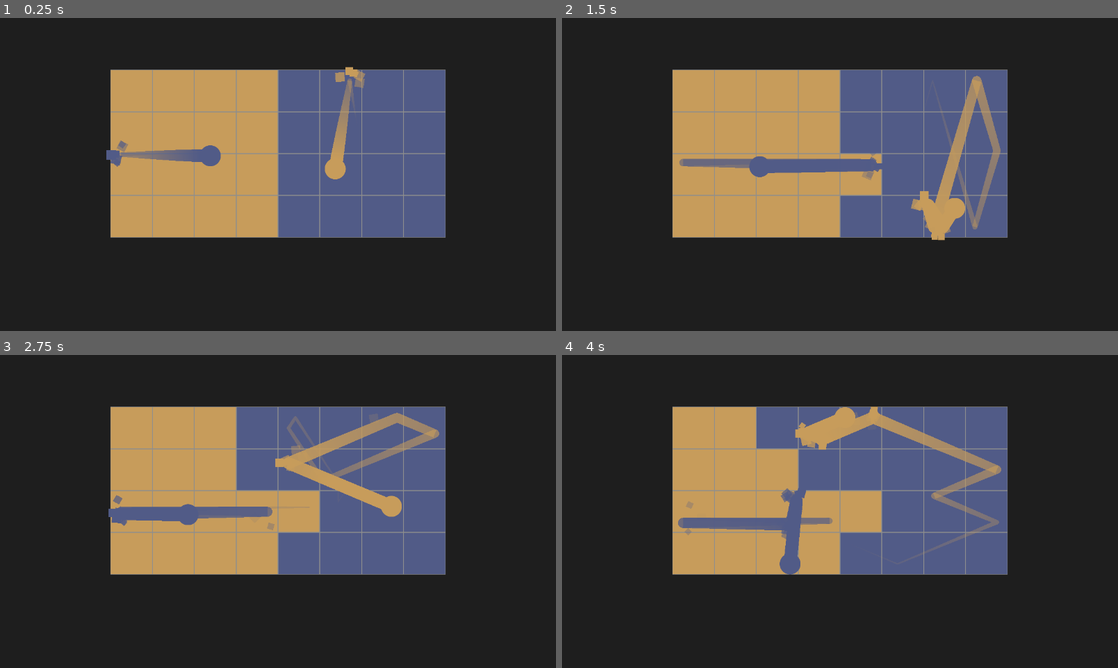
Above: before the commit, frames 1-4 (two rows, left to right).
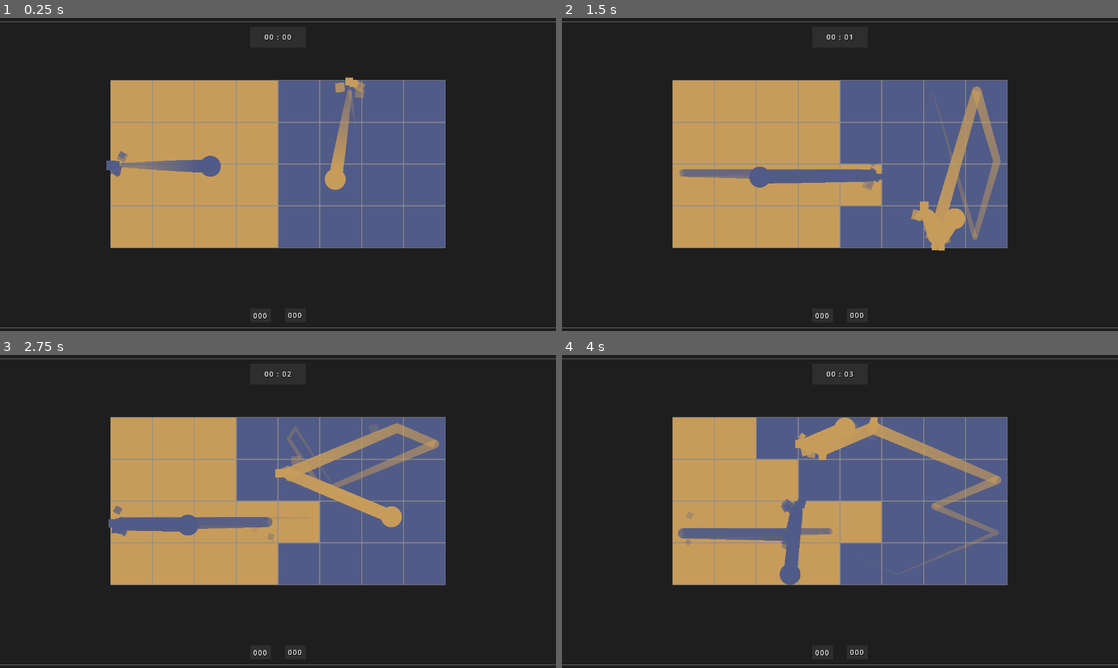
Above: after the commit, the same moments.

Repository: LiteFeather1/night-day-pong
Game: Godot game, scene res://scenes/main.tscn
The game is run twice, just before and just after one commit, with the same random seed, the same clock (stepped at 60 frames per second) and the same inputs.
Inputs:
- Up to frame 1 (0.25 s): no input
- Up to frame 2 (1.5 s): no input
- Up to frame 3 (2.75 s): no input
- Up to frame 4 (4 s): no input

The runs differ from the first frame. In frame 1, 8.0% of the frame differs, in the area x 0-100%, y 1-100%; in frame 2, 10%; in frame 3, 13%; in frame 4, 12%.

Commit message:
Start of HUD. Has time and shell score

Diff:
--- a/project.godot
+++ b/project.godot
@@ -19,6 +19,7 @@
 
 window/size/viewport_width=1280
 window/size/viewport_height=720
+window/size/resizable=false
 
 [input]
 
--- a/scenes/main.gd
+++ b/scenes/main.gd
@@ -4,11 +4,12 @@
 
 @export_group("Camera")
 @export var camera_2d: Camera2D
-@export_range(0.0, 1.0) var sides_padding_percent: float = .5
-@export_range(0.0, 1.0) var tops_padding_percent: float = .33
-@export var camera_offset_y: float = 48
+@export_range(0.0, 1.0) var sides_padding_percent: float = .66
+@export_range(0.0, 1.0) var tops_padding_percent: float = .25
+@export var camera_offset_y: float = 24
 
 @export_group("Nodes")
+@export var main_ui: MainUI
 @export var edge_colliders: Array[CollisionShape2D]
 
 @export_group("Game Settings")
@@ -40,12 +41,14 @@
 const BLOCK_SIZE: int = 128
 const HALF_BLOCK_SIZE: int = 64
 
+var elapsed_time: float = 0.0
 
 func _ready() -> void:
-	# set clear colour
+	# set clear colourt
 	RenderingServer.set_default_clear_color(background_colour)
 
 	# set trail gradients
+	var block_parents: Array[Node] = [Node.new(), Node.new()]
 	for i in 2:
 		var g: Gradient = gradient_ball_trail.duplicate()
 		var c = colours[i]
@@ -53,6 +56,8 @@
 		g.set_color(0, c)
 		g.set_color(1, colours[i])
 		trail_gradients.append(g)
+
+		root.add_child.call_deferred(block_parents[i])
 
 	var scale_pos = 1.0 if !scale_position else block_scale
 	var center_x = collums * BLOCK_SIZE * scale_pos
@@ -73,9 +78,6 @@
 	camera_2d.position = Vector2(center_x, camera_pos_y)
 
 	# init block positions
-	var block_parents: Array[Node] = [Node.new(), Node.new()]
-	for b in block_parents:
-		root.add_child.call_deferred(b)
 
 	for x in collums:
 		for y in rows:
@@ -147,10 +149,16 @@
 	s_left.b = Vector2.ZERO
 
 
+func _process(delta: float) -> void:
+	elapsed_time += delta
+	main_ui.set_time(elapsed_time)
+
+
 func _input(event: InputEvent) -> void:
 	if event.is_action_pressed("screenshot"):
 		var image = get_viewport().get_texture().get_image()
-		var path = "Screenshots/screenshot_%s.png" % Time.get_datetime_string_from_system().replace("-", "_").replace(":", "_").replace("T", "_")
+		var path = "Screenshots/screenshot_%s.png" % Time.get_datetime_string_from_system() \
+				.replace("-", "_").replace(":", "_").replace("T", "_")
 		image.save_png(path)
 
 
--- a/scenes/main.tscn
+++ b/scenes/main.tscn
@@ -1,7 +1,8 @@
-[gd_scene load_steps=7 format=3 uid="uid://dlcorhedtop3s"]
+[gd_scene load_steps=8 format=3 uid="uid://dlcorhedtop3s"]
 
 [ext_resource type="Script" path="res://scenes/main.gd" id="1_w6ri1"]
 [ext_resource type="Gradient" uid="uid://cdewtxtnf6wbp" path="res://resources/gradient_ball_trail.tres" id="2_pmfab"]
+[ext_resource type="PackedScene" uid="uid://de101w5xkkdj8" path="res://scenes/main_ui.tscn" id="3_3thpt"]
 
 [sub_resource type="SegmentShape2D" id="SegmentShape2D_b1hlo"]
 
@@ -11,15 +12,15 @@
 
 [sub_resource type="SegmentShape2D" id="SegmentShape2D_cf11h"]
 
-[node name="Main" type="Node2D" node_paths=PackedStringArray("camera_2d", "edge_colliders")]
+[node name="Main" type="Node2D" node_paths=PackedStringArray("camera_2d", "main_ui", "edge_colliders")]
 script = ExtResource("1_w6ri1")
 camera_2d = NodePath("Camera2D")
-sides_padding_percent = 0.66
-tops_padding_percent = 0.25
-top_offset = 48.0
+main_ui = NodePath("MainUI")
 edge_colliders = [NodePath("edge_collider/collision_shape_top"), NodePath("edge_collider/collision_shape_right"), NodePath("edge_collider/collision_shape_bot"), NodePath("edge_collider/collision_shape_left")]
 colours = Array[Color]([Color(0.317647, 0.356863, 0.529412, 1), Color(0.780392, 0.611765, 0.356863, 1)])
 gradient_ball_trail = ExtResource("2_pmfab")
+
+[node name="MainUI" parent="." instance=ExtResource("3_3thpt")]
 
 [node name="edge_collider" type="StaticBody2D" parent="."]
 collision_layer = 15
@@ -40,3 +41,4 @@
 shape = SubResource("SegmentShape2D_cf11h")
 
 [node name="Camera2D" type="Camera2D" parent="."]
+position = Vector2(640, 360)
--- /dev/null
+++ b/scenes/main_ui.gd
@@ -0,0 +1,17 @@
+class_name MainUI
+extends CanvasLayer
+
+
+@export_category("Time")
+@export var l_time: Label
+
+@export_category("Scores")
+@export var l_scores: Array[Label]
+
+
+func set_time(time: float) -> void:
+	l_time.set_text("%02d : %02d" % [time / 60.0, fmod(time, 60.0)])
+
+
+func set_score(index: int, score: int) -> void:
+	l_scores[index].set_text("%s" % score)
--- /dev/null
+++ b/scenes/main_ui.tscn
@@ -0,0 +1,106 @@
+[gd_scene load_steps=3 format=3 uid="uid://de101w5xkkdj8"]
+
+[ext_resource type="Script" path="res://scenes/main_ui.gd" id="1_uqk28"]
+
+[sub_resource type="FontVariation" id="FontVariation_f2thi"]
+spacing_glyph = 2
+
+[node name="MainUI" type="CanvasLayer" node_paths=PackedStringArray("l_time")]
+script = ExtResource("1_uqk28")
+l_time = NodePath("VBoxContainer/HBoxContainer/ColorRect/l_timer")
+
+[node name="VBoxContainer" type="VBoxContainer" parent="."]
+anchors_preset = 15
+anchor_right = 1.0
+anchor_bottom = 1.0
+grow_horizontal = 2
+grow_vertical = 2
+metadata/_edit_use_anchors_ = true
+
+[node name="HSeparator" type="HSeparator" parent="VBoxContainer"]
+layout_mode = 2
+theme_override_constants/separation = 16
+
+[node name="HBoxContainer" type="HBoxContainer" parent="VBoxContainer"]
+custom_minimum_size = Vector2(0, 48)
+layout_mode = 2
+alignment = 1
+
+[node name="ColorRect" type="ColorRect" parent="VBoxContainer/HBoxContainer"]
+custom_minimum_size = Vector2(128, 0)
+layout_mode = 2
+color = Color(0.180392, 0.180392, 0.180392, 1)
+
+[node name="l_timer" type="Label" parent="VBoxContainer/HBoxContainer/ColorRect"]
+layout_mode = 1
+anchors_preset = 15
+anchor_right = 1.0
+anchor_bottom = 1.0
+grow_horizontal = 2
+grow_vertical = 2
+theme_override_colors/font_shadow_color = Color(0, 0, 0, 1)
+theme_override_fonts/font = SubResource("FontVariation_f2thi")
+text = "00:00"
+horizontal_alignment = 1
+vertical_alignment = 1
+clip_text = true
+
+[node name="VBoxContainer2" type="VBoxContainer" parent="."]
+anchors_preset = 15
+anchor_right = 1.0
+anchor_bottom = 1.0
+grow_horizontal = 2
+grow_vertical = 2
+alignment = 2
+
+[node name="HBoxContainer" type="HBoxContainer" parent="VBoxContainer2"]
+custom_minimum_size = Vector2(0, 32)
+layout_mode = 2
+theme_override_constants/separation = 32
+alignment = 1
+
+[node name="ColorRect" type="ColorRect" parent="VBoxContainer2/HBoxContainer"]
+custom_minimum_size = Vector2(48, 0)
+layout_mode = 2
+color = Color(0.180392, 0.180392, 0.180392, 1)
+
+[node name="l_score_1" type="Label" parent="VBoxContainer2/HBoxContainer/ColorRect"]
+layout_mode = 1
+anchors_preset = 15
+anchor_right = 1.0
+anchor_bottom = 1.0
+offset_top = 1.0
+offset_bottom = 1.0
+grow_horizontal = 2
+grow_vertical = 2
+theme_override_colors/font_shadow_color = Color(0, 0, 0, 1)
+theme_override_fonts/font = SubResource("FontVariation_f2thi")
+text = "000
+"
+horizontal_alignment = 1
+vertical_alignment = 1
+clip_text = true
+
+[node name="ColorRect2" type="ColorRect" parent="VBoxContainer2/HBoxContainer"]
+custom_minimum_size = Vector2(48, 0)
+layout_mode = 2
+color = Color(0.180392, 0.180392, 0.180392, 1)
+
+[node name="l_score_2" type="Label" parent="VBoxContainer2/HBoxContainer/ColorRect2"]
+layout_mode = 1
+anchors_preset = 15
+anchor_right = 1.0
+anchor_bottom = 1.0
+grow_horizontal = 2
+grow_vertical = 2
+theme_override_colors/font_shadow_color = Color(0, 0, 0, 1)
+theme_override_fonts/font = SubResource("FontVariation_f2thi")
+text = "000
+"
+horizontal_alignment = 1
+vertical_alignment = 1
+clip_text = true
+
+[node name="HSeparator" type="HSeparator" parent="VBoxContainer2"]
+layout_mode = 2
+theme_override_constants/separation = 16
